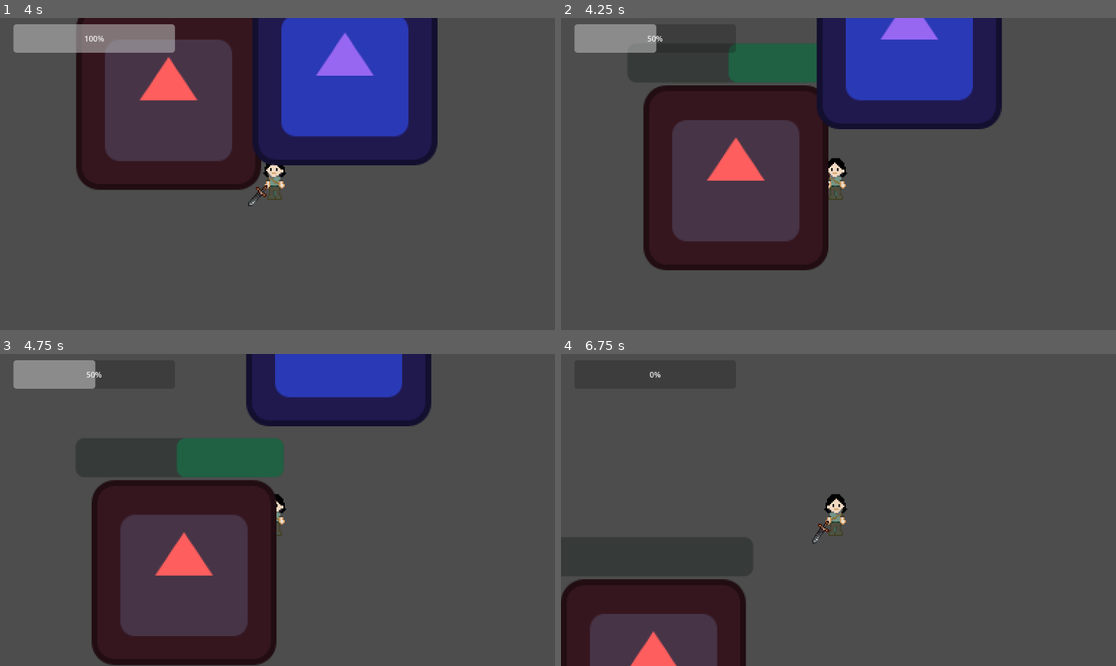
Above: before the commit, frames 1-4 (two rows, left to right).
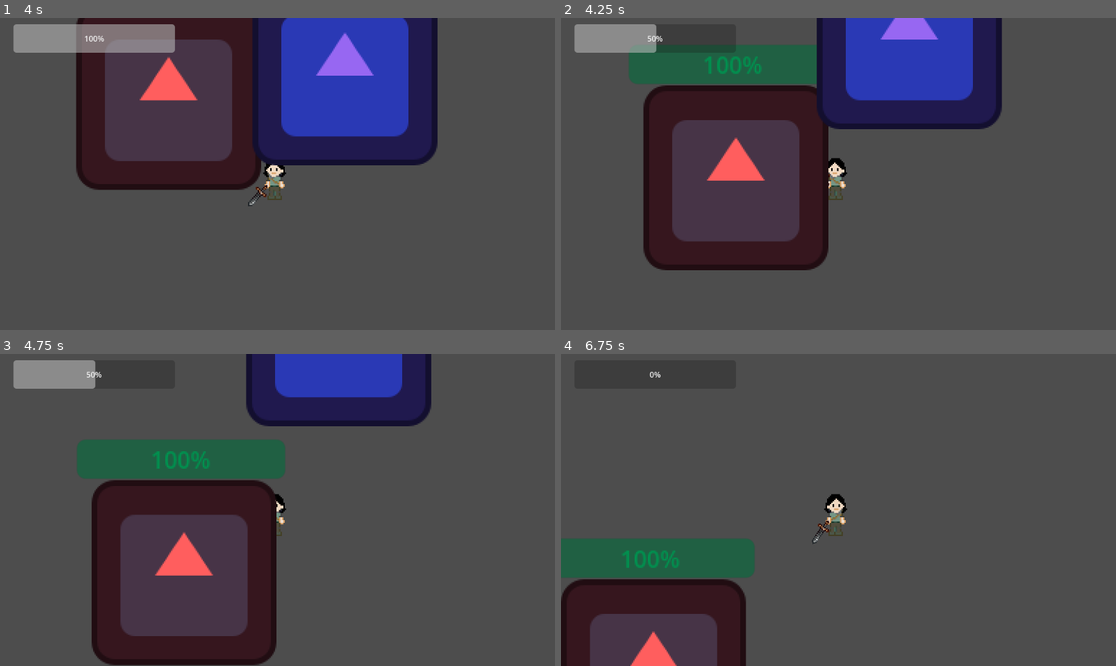
Above: after the commit, the same moments.

Repository: vilu350/Flying-Cats-Studio
Game: Godot game, scene res://scenes/test_map.tscn
Same seed, same stepped clock (60 frames per second), same inputs: the game is played once before the commit and once after it. The project has no main scene, so this scene is started directly. The engine's default icon, where the game draws it, is replaced by a stand-in: a white triangle on a blue panel in a dark square.
Inputs (mouse positions are in pixels of both pictures, inside the frame that each line leads up to):
- Up to frame 1 (4 s): tap Enter at 0.5 s; move the mouse to (399, 158) at 0.52 s; press the mouse at (399, 158) at 0.53 s; hold D (move_right) 0.53-1.28 s; move the mouse to (166, 189) at 1.27 s; release the mouse at (166, 189) at 1.28 s; hold Down (move_down) 1.28-2.03 s; click (166, 189) at 1.35 s; move the mouse to (333, 105) at 2.02 s; press the mouse at (333, 105) at 2.03 s; hold D (move_right) 2.03-2.78 s; move the mouse to (249, 236) at 2.77 s; release the mouse at (249, 236) at 2.78 s; hold Up (move_up) 2.78-3.53 s; click (249, 236) at 2.85 s; move the mouse to (444, 220) at 3.52 s; press the mouse at (444, 220) at 3.53 s; hold A (move_left) from 3.53 s (still down)
- Up to frame 2 (4.25 s): keep holding A (move_left)
- Up to frame 3 (4.75 s): keep holding A (move_left); move the mouse to (111, 463) at 4.27 s; release the mouse at (111, 463) at 4.28 s; click (111, 463) at 4.35 s
- Up to frame 4 (6.75 s): move the mouse to (866, 510) at 5.02 s; release A (move_left) at 5.03 s; press the mouse at (866, 510) at 5.03 s; hold Down (move_down) 5.03-5.78 s; move the mouse to (755, 432) at 5.77 s; release the mouse at (755, 432) at 5.78 s; hold D (move_right) 5.78-6.53 s; click (755, 432) at 5.85 s; move the mouse to (960, 494) at 6.52 s; press the mouse at (960, 494) at 6.53 s; hold Up (move_up) from 6.53 s (still down)

Frame 1 is identical in both runs. In frame 2, 2.4% of the frame differs, in the area x 12-47%, y 8-22%; in frame 3, 2.5%; in frame 4, 4.3%, in the area x 0-35%, y 59-72%.

Commit message:
The enemy & player health are no longer connected but the enemys healthbar is no longer responding to anything(ERROR)

Diff:
--- a/flying-cats-studio/scenes/Enemy_Health_Bar.tscn
+++ b/flying-cats-studio/scenes/Enemy_Health_Bar.tscn
@@ -1,6 +1,6 @@
 [gd_scene load_steps=2 format=3 uid="uid://cnh8lgimorf7m"]
 
-[ext_resource type="Script" uid="uid://c1doxcsmq0afp" path="res://scripts/HealthBar.gd" id="1_arqi2"]
+[ext_resource type="Script" uid="uid://c4j8mkprsxuyv" path="res://scenes/enemy_health_bar.gd" id="1_arqi2"]
 
 [node name="EnemyHealthBar" type="ProgressBar"]
 offset_right = 32.0
--- a/flying-cats-studio/scenes/enemy_health_bar.gd
+++ b/flying-cats-studio/scenes/enemy_health_bar.gd
@@ -7,4 +7,5 @@
 	update()
 
 func update():
-	value = enemy.currentHealth#* 100 / player.maxHealth
+	value = 100
+	#value = enemy.currentHealth
--- a/flying-cats-studio/scenes/test_map.tscn
+++ b/flying-cats-studio/scenes/test_map.tscn
@@ -19,16 +19,14 @@
 unique_name_in_owner = true
 position = Vector2(1983, 1137)
 
-[node name="EnemyHealthBar2" parent="Enemy" node_paths=PackedStringArray("player") instance=ExtResource("4_kddbv")]
-self_modulate = Color(1.3957917e-06, 0.6002792, 0.32660443, 1)
-offset_left = -75.0
-offset_top = -93.0
-offset_right = 69.0
-offset_bottom = -66.0
+[node name="EnemyHealthBar" parent="Enemy" node_paths=PackedStringArray("enemy") instance=ExtResource("4_kddbv")]
+self_modulate = Color(0, 0.6, 0.3254902, 1)
+offset_left = -74.0
+offset_top = -92.0
+offset_right = 70.0
+offset_bottom = -65.0
 value = 100.0
-fill_mode = 1
-show_percentage = false
-player = NodePath("../../Player")
+enemy = NodePath("..")
 
 [node name="Obstacles" type="Node" parent="."]
 
--- a/flying-cats-studio/scripts/HealthBar.gd
+++ b/flying-cats-studio/scripts/HealthBar.gd
@@ -7,4 +7,4 @@
 	update()
 
 func update():
-	value = player.currentHealth
+	value = player.currentHealth#* 100 / player.maxHealth
--- a/flying-cats-studio/scripts/collectable.gd
+++ b/flying-cats-studio/scripts/collectable.gd
@@ -4,5 +4,5 @@
 func _ready() -> void:
 	area_entered.connect(_on_area_entered)
 
-func _on_area_entered(area_that_entered: Area2D) -> void:
+func _on_area_entered(_area_that_entered: Area2D) -> void:
 	queue_free()
--- a/flying-cats-studio/scripts/enemy.gd
+++ b/flying-cats-studio/scripts/enemy.gd
@@ -5,7 +5,7 @@
 #left off at M9L13 half way down
 @onready var _hit_box: Area2D = %HitBox
 
-@export var maxHealth = 50
+@export var maxHealth = 100
 @onready var currentHealth: int = maxHealth
 
 
@@ -13,7 +13,7 @@
 @export var acceleration := 1100.0
 @export var deceleration := 900.0
 @export var loot_scene: PackedScene
-
+var isHurt: bool = false
 var health:float = 3.0
 
 func _physics_process(delta: float) -> void:
@@ -23,6 +23,10 @@
 	var desired_velocity := direction * speed
 	velocity = velocity.move_toward(desired_velocity, acceleration * delta)
 	move_and_slide()
+	if !isHurt:
+		for area in _hit_box.get_overlapping_areas():
+			if area.name == "HitBox":
+				hurtByPlayer(area)
 
 func get_global_player_position() -> Vector2:
 	return get_tree().root.get_node("TestMap/Player").global_position
@@ -33,12 +37,23 @@
 	new_gem.global_position = global_position
 	get_tree().current_scene.call_deferred("add_child", new_gem)
 	health -= weapon_damage
-
+	healthChanged.emit()
 	if health <= 0.0:
 		queue_free()
 
 	# Die
 	#queue_free()
 
+func hurtByPlayer(_area):
+	currentHealth -= 50
+	if currentHealth < 0:
+		die()
+
+	isHurt = true
+	healthChanged.emit()
+
+func die() -> void:
+	queue_free()
+
 func update_health(amount):
 	currentHealth -= amount
